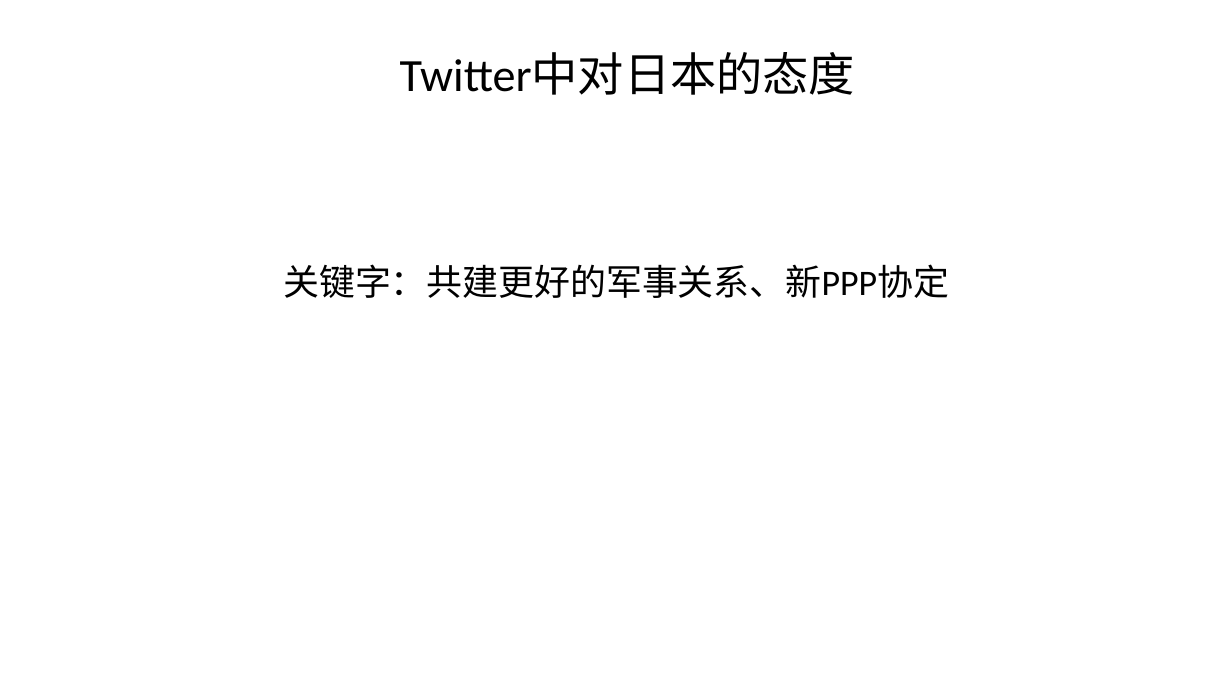
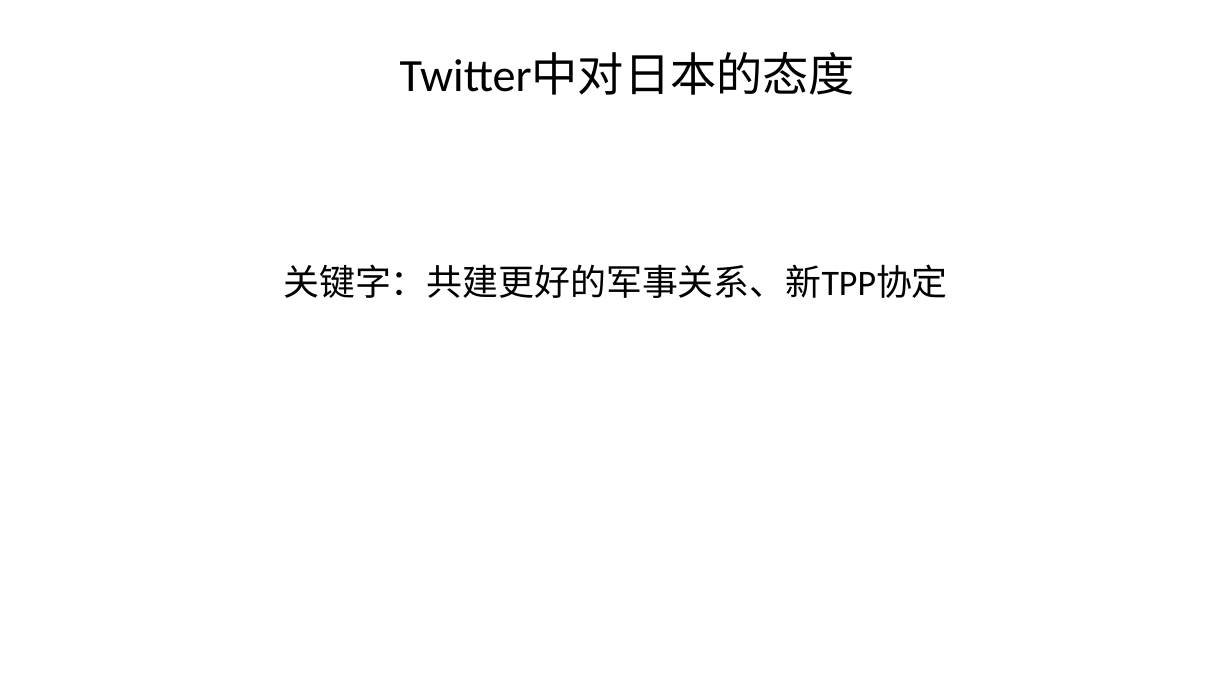
Before and after one commit to 1029153958/TrumpTwitterAnalysis-1, a slide deck: slide 19 of TrumpAnalysis.pptx. Drawn at 1232x693 pixels with LibreOffice and Linux fonts; fonts in the diff are those of the drawing. Boxes give left, top, right and bottom in pixels: in the first picture for what was removed or moved away, otherwise in the second. Text is boxed around its words. In the diff, an @@ line names an element or a change of style, - is before the commit and + after.

```diff
--- a/TrumpAnalysis.pptx
+++ b/TrumpAnalysis.pptx
@@ text at (283, 264, 948, 298): text changed @@
-关键字：共建更好的军事关系、新PPP协定
+关键字：共建更好的军事关系、新TPP协定
```
Also in this commit, not shown: 22 other files.
